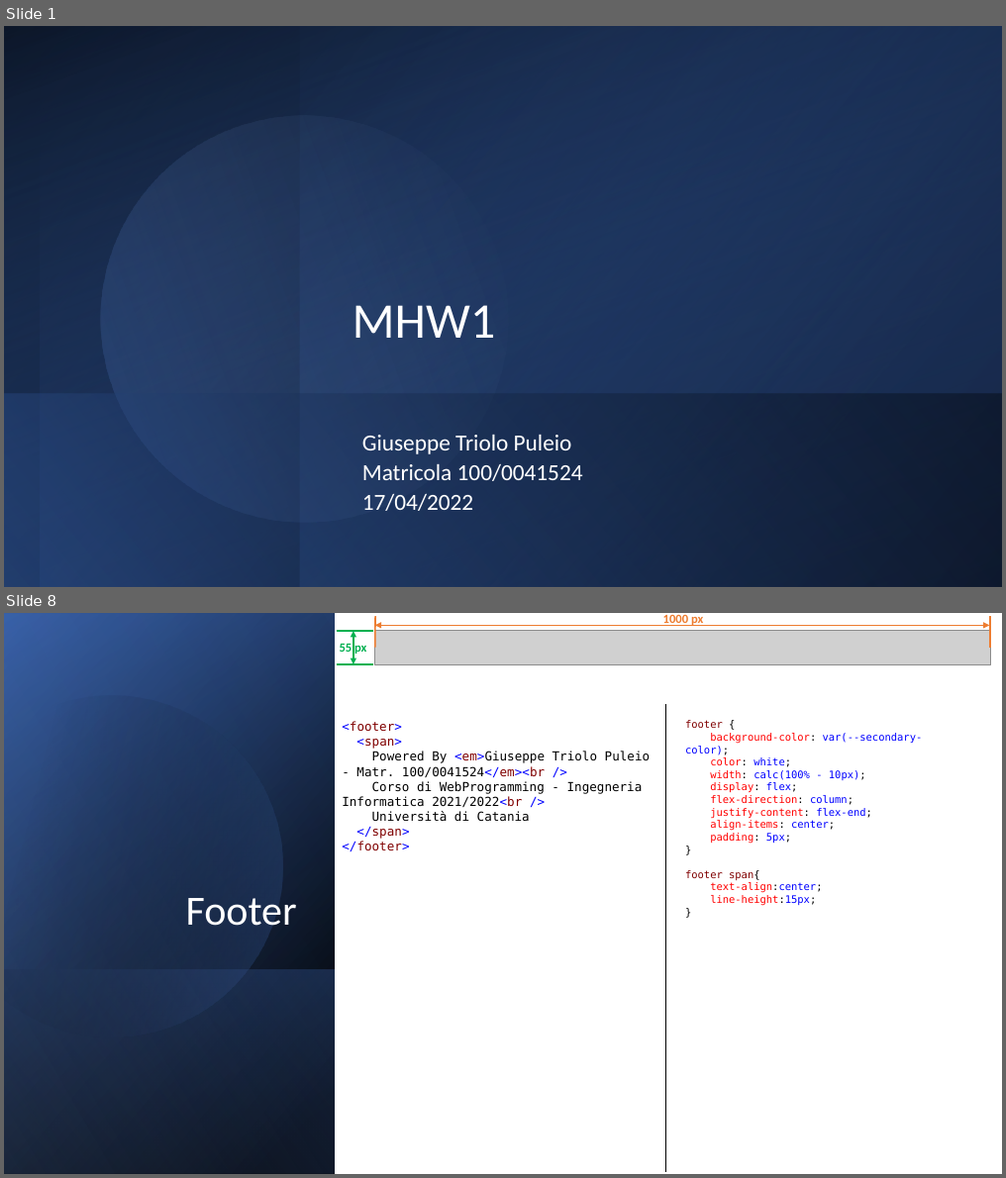
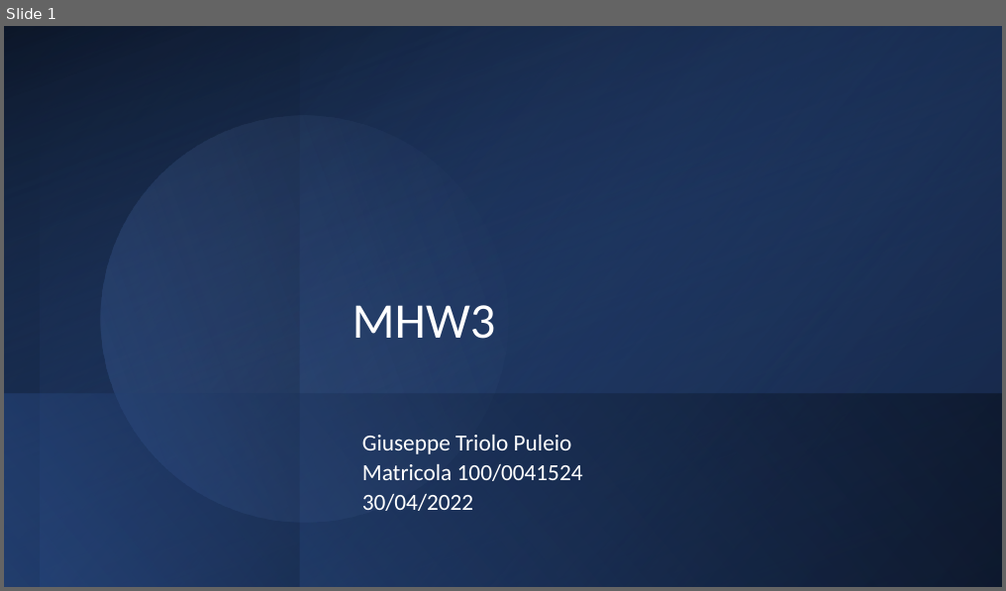
Before and after one commit to gtriolo87/mhw3, a slide deck: mhw3.pptx. Shown one above the other, each under a label of ours: slides 1 and 8 before the commit, slide 1 after it; the slides between them are not shown. The pictures are 1006x1178 and 1006x591 pixels, drawn with LibreOffice and Linux fonts; fonts in the diff are those of the drawing; grey boxes stand for pictures. Boxes give left, top, right and bottom in pixels: in the first picture for what was removed or moved away, otherwise in the second. Text is boxed around its words. In the diff, an @@ line names an element or a change of style, - is before the commit and + after.

```diff
--- a/mhw3.pptx
+++ b/mhw3.pptx
@@ slide 8 removed at <box>4,613,1002,1174</box>, background #FFFFFF @@
@@ rectangle removed at <box>4,613,1002,1174</box> @@
@@ rectangle removed at <box>4,613,335,1174</box> @@
@@ rectangle removed at <box>4,614,335,1174</box> @@
@@ rectangle removed at <box>4,613,335,1173</box> @@
@@ line removed from (337, 631) to (373, 631) @@
@@ double arrow removed from (353, 631) to (353, 663) @@
@@ picture removed at <box>375,630,991,664</box> @@
@@ line removed from (375, 648) to (375, 616) @@
@@ double arrow removed from (375, 625) to (990, 625) @@
@@ text removed at <box>663,615,703,626</box> @@
-1000 px
@@ line removed from (991, 648) to (991, 616) @@
@@ freeform shape removed at <box>4,655,324,1072</box> @@
@@ line removed from (337, 663) to (373, 663) @@
@@ text removed at <box>340,643,366,654</box> @@
-55 px
@@ text removed at <box>342,721,649,852</box> @@
-<footer>
-<span>
-Powered By <em>Giuseppe Triolo Puleio - Matr. 100/0041524</em><br />
-Corso di WebProgramming - Ingegneria Informatica 2021/2022<br />
-Università di Catania
-</span>
-</footer>
@@ line removed from (665, 704) to (665, 1172) @@
@@ text removed at <box>685,720,923,906</box> @@
-footer {
-background-color: var(--secondary-color);
-color: white;
-width: calc(100% - 10px);
-display: flex;
-flex-direction: column;
-justify-content: flex-end;
-align-items: center;
-padding: 5px;
-}
-footer span{
-text-align:center;
-line-height:15px;
-}
@@ title removed at <box>186,898,297,926</box> @@
-Footer
@@ rectangle removed at <box>4,969,335,1174</box> @@
@@ slide 1 changed as well @@
@@ title at <box>352,305,496,339</box>: text changed @@
-MHW1
+MHW3
@@ subtitle at <box>362,494,473,511</box>: text changed @@
-17/04/2022
+30/04/2022
```
Also in this commit, not shown: 1 other slide changed, 5 slides added, 5 other slides removed.
